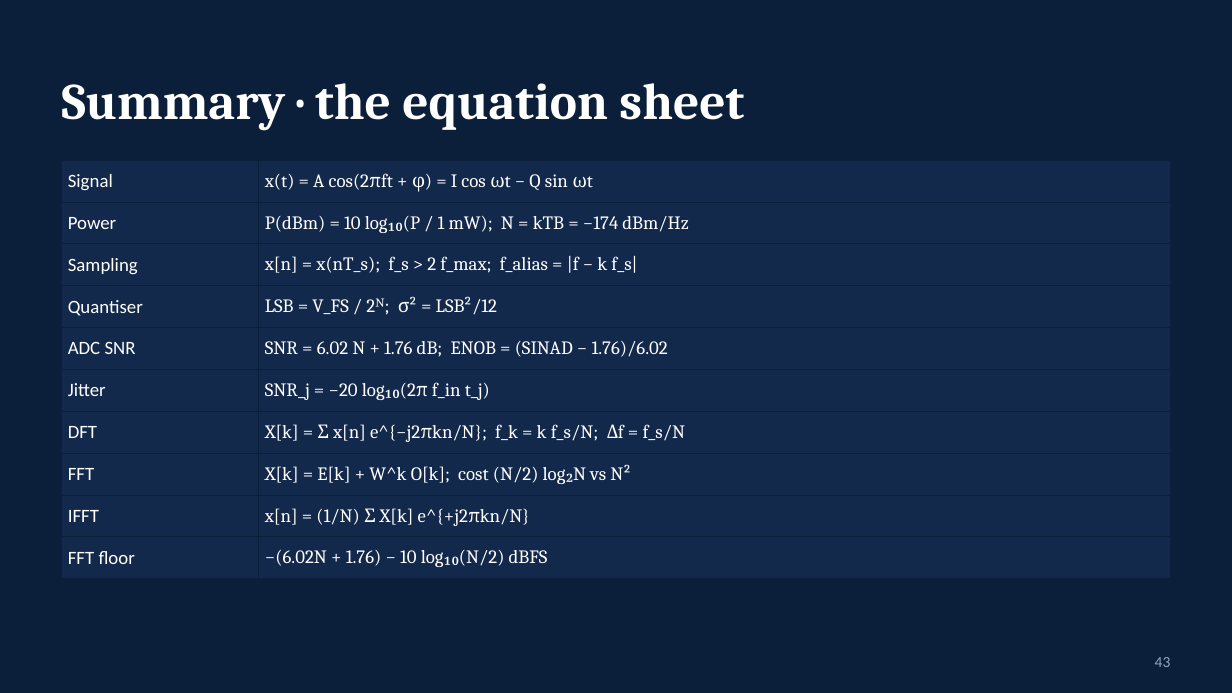
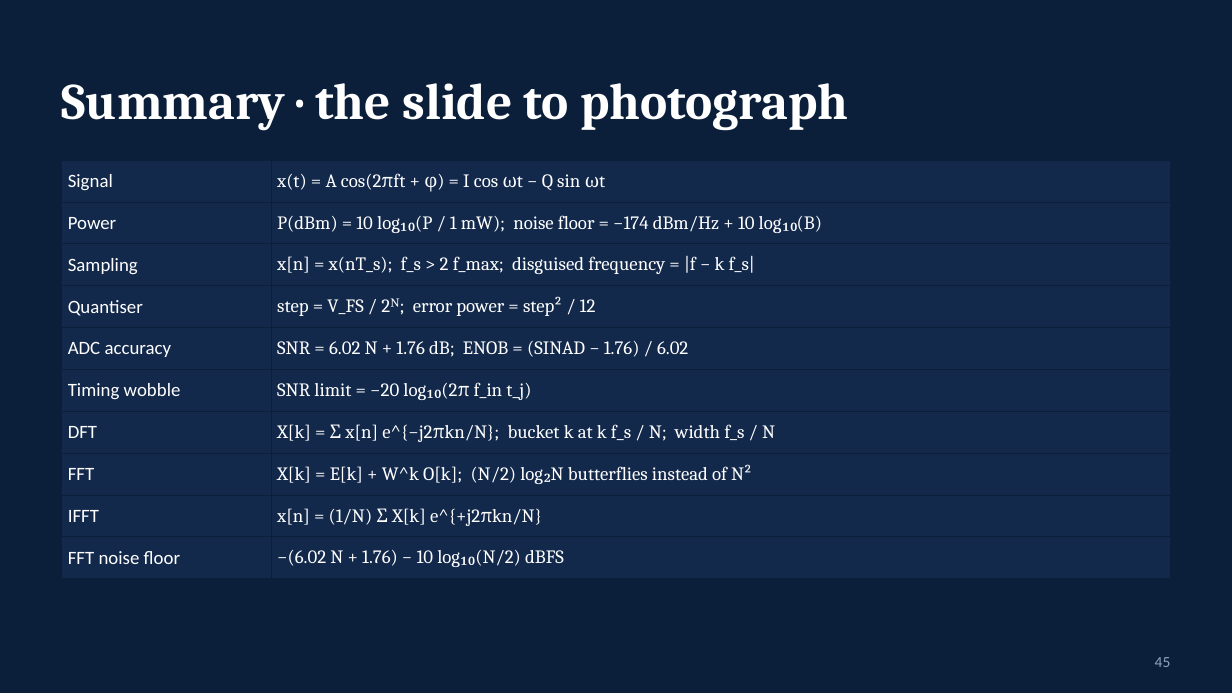
Before and after one commit to shivarampb/RF_Signal_Processing_Equations, a slide deck: slide 45 of presentation/RF_Signal_Processing.pptx (slide 43 before the commit). Drawn at 1232x693 pixels with LibreOffice and Linux fonts; fonts in the diff are those of the drawing. Boxes give left, top, right and bottom in pixels: in the first picture for what was removed or moved away, otherwise in the second. Text is boxed around its words. In the diff, an @@ line names an element or a change of style, - is before the commit and + after.

```diff
--- a/presentation/RF_Signal_Processing.pptx
+++ b/presentation/RF_Signal_Processing.pptx
@@ text at [62, 83, 848, 130]: text changed @@
-Summary · the equation sheet
+Summary · the slide to photograph
@@ table at [62, 160, 1170, 570] @@
-row 2, column 2: P(dBm) = 10 log₁₀(P / 1 mW); N = kTB = −174 dBm/Hz
+row 2, column 2: P(dBm) = 10 log₁₀(P / 1 mW); noise floor = −174 dBm/Hz + 10 log₁₀(B)
-row 3, column 2: x[n] = x(nT_s); f_s > 2 f_max; f_alias = |f − k f_s|
+row 3, column 2: x[n] = x(nT_s); f_s > 2 f_max; disguised frequency = |f − k f_s|
-row 4, column 2: LSB = V_FS / 2ᴺ; σ² = LSB²/12
+row 4, column 2: step = V_FS / 2ᴺ; error power = step² / 12
-row 5, column 1: ADC SNR
+row 5, column 1: ADC accuracy
-row 5, column 2: SNR = 6.02 N + 1.76 dB; ENOB = (SINAD − 1.76)/6.02
+row 5, column 2: SNR = 6.02 N + 1.76 dB; ENOB = (SINAD − 1.76) / 6.02
-row 6, column 1: Jitter
+row 6, column 1: Timing wobble
-row 6, column 2: SNR_j = −20 log₁₀(2π f_in t_j)
+row 6, column 2: SNR limit = −20 log₁₀(2π f_in t_j)
-row 7, column 2: X[k] = Σ x[n] e^{−j2πkn/N}; f_k = k f_s/N; Δf = f_s/N
+row 7, column 2: X[k] = Σ x[n] e^{−j2πkn/N}; bucket k at k f_s / N; width f_s / N
-row 8, column 2: X[k] = E[k] + W^k O[k]; cost (N/2) log₂N vs N²
+row 8, column 2: X[k] = E[k] + W^k O[k]; (N/2) log₂N butterflies instead of N²
-row 10, column 1: FFT floor
+row 10, column 1: FFT noise floor
-row 10, column 2: −(6.02N + 1.76) − 10 log₁₀(N/2) dBFS
+row 10, column 2: −(6.02 N + 1.76) − 10 log₁₀(N/2) dBFS
@@ text at [1155, 657, 1171, 667]: text changed @@
-43
+45
```
Also in this commit, not shown: 32 other slides changed, 18 slides added, 11 slides removed, 7 other files.
